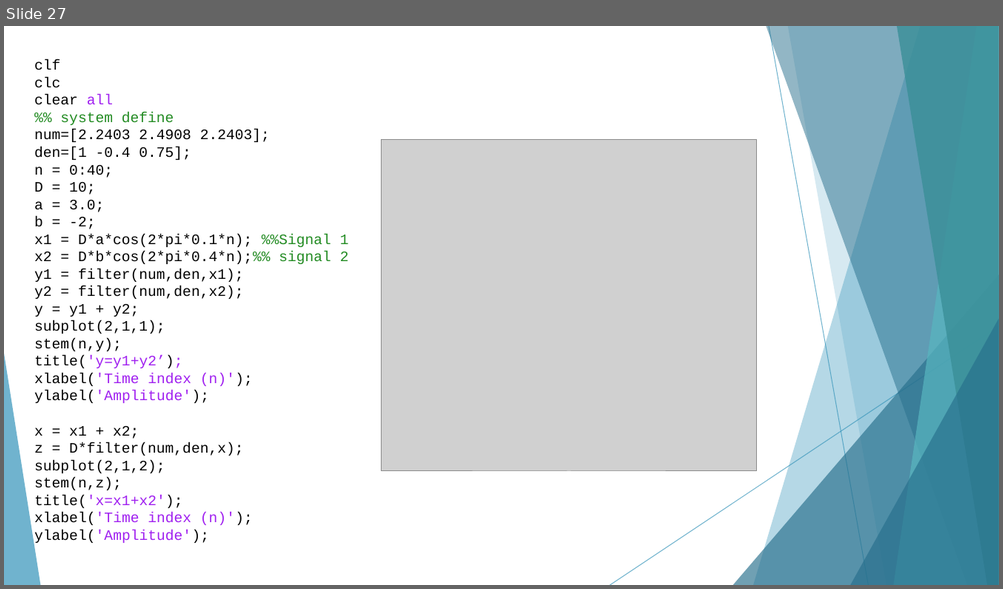
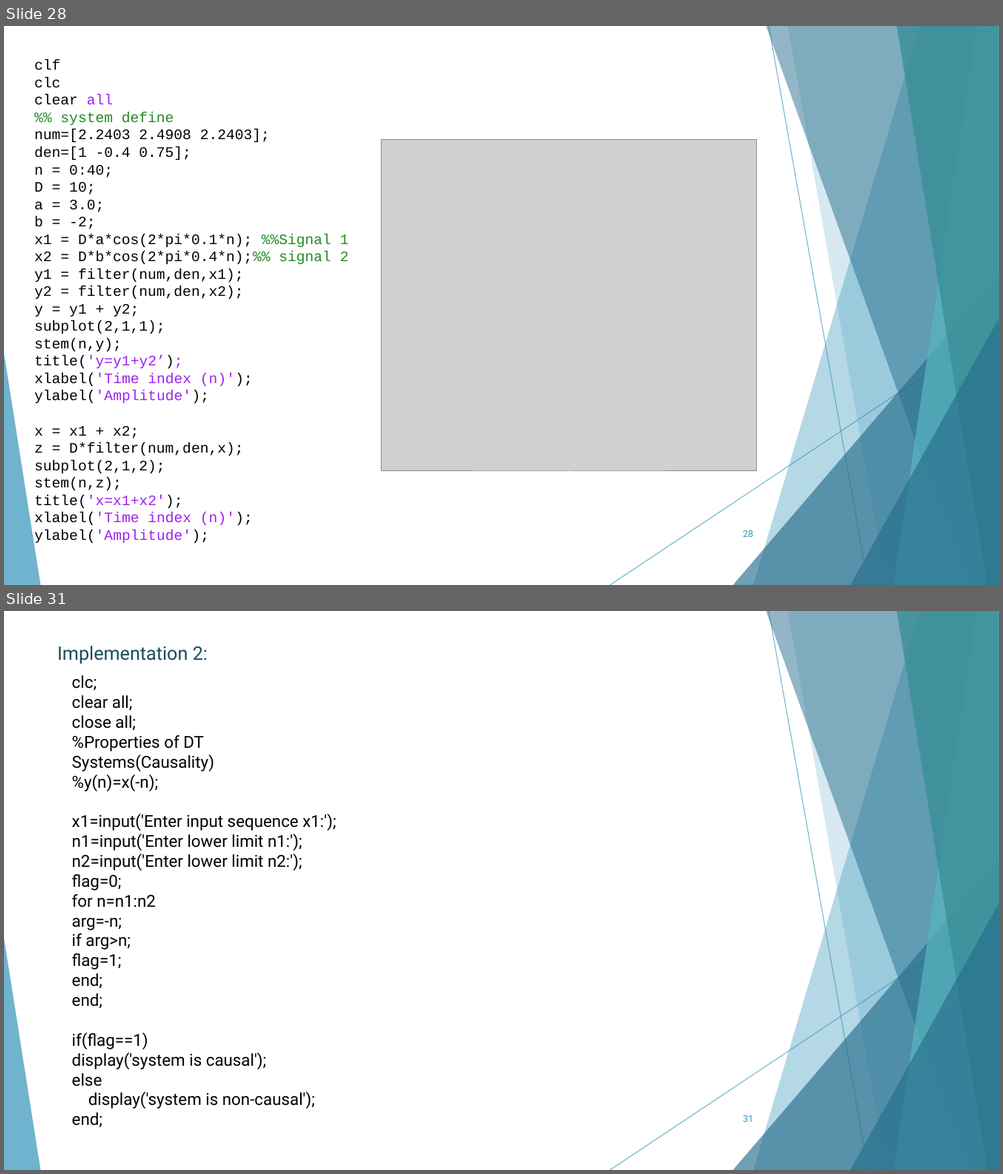
Before and after one commit to AhMjOU/DSP2, a slide deck: lec2.pptx. Shown one above the other, each under a label of ours: slide 27 before the commit, slides 28 and 31 after it; the slides between them are not shown. The pictures are 1003x589 and 1003x1174 pixels, drawn with LibreOffice and Linux fonts; fonts in the diff are those of the drawing; grey boxes stand for pictures. Boxes give left, top, right and bottom in pixels: in the first picture for what was removed or moved away, otherwise in the second. Text is boxed around its words. In the diff, an @@ line names an element or a change of style, - is before the commit and + after.

```diff
--- a/lec2.pptx
+++ b/lec2.pptx
@@ slide 31 added at (4,611,999,1170), background #FFFFFF; not listed: 10 template elements that a slide beside it also shows @@
@@ text added at (57,646,208,664), 18 pt, text #1A4A5D @@
+Implementation 2:
@@ text added at (72,675,336,1128), 16 pt, text #000000 @@
+clc;
+clear all;
+close all;
+%Properties of DT Systems(Causality)
+%y(n)=x(-n);
+x1=input('Enter input sequence x1:');
+n1=input('Enter lower limit n1:');
+n2=input('Enter lower limit n2:');
+flag=0;
+for n=n1:n2
+arg=-n;
+if arg>n;
+flag=1;
+end;
+end;
+if(flag==1)
+display('system is causal');
+else
+display('system is non-causal');
+end;
@@ page number added at (743,1116,753,1122), 9 pt, text #3494BA @@
+31
@@ what was slide 27 is now slide 28 @@
@@ slide 28 changed as well @@
@@ page number added at (743,531,753,537), 9 pt, text #3494BA @@
+28
```
Also in this commit, not shown: 14 other slides changed, 4 other slides added, 1 other file.
